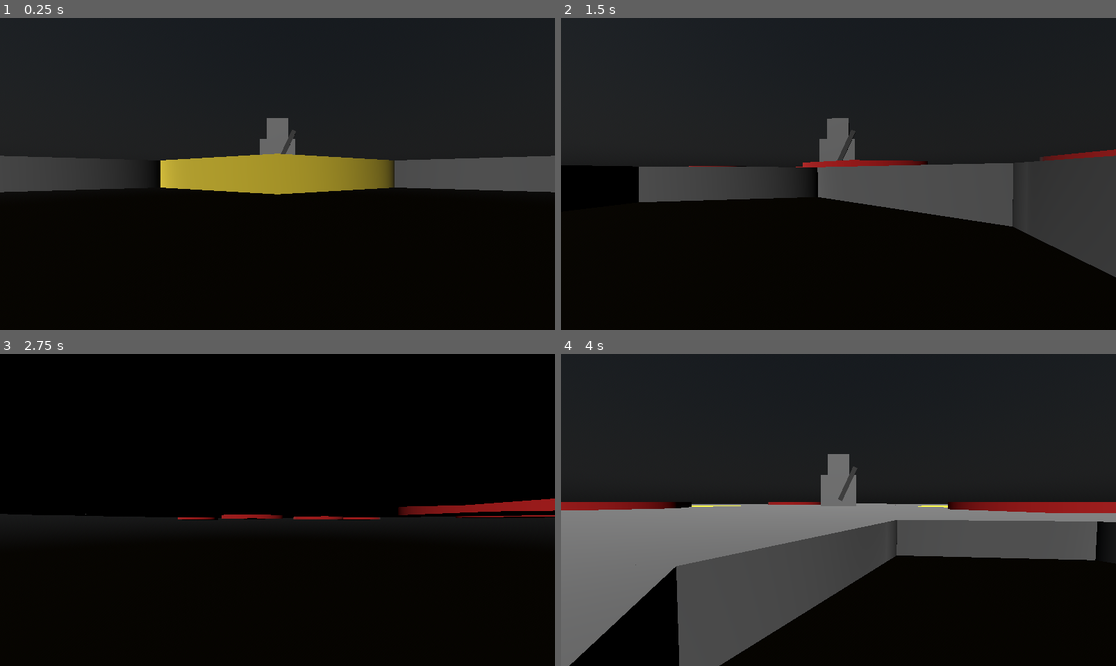
Above: before the commit, frames 1-4 (two rows, left to right).
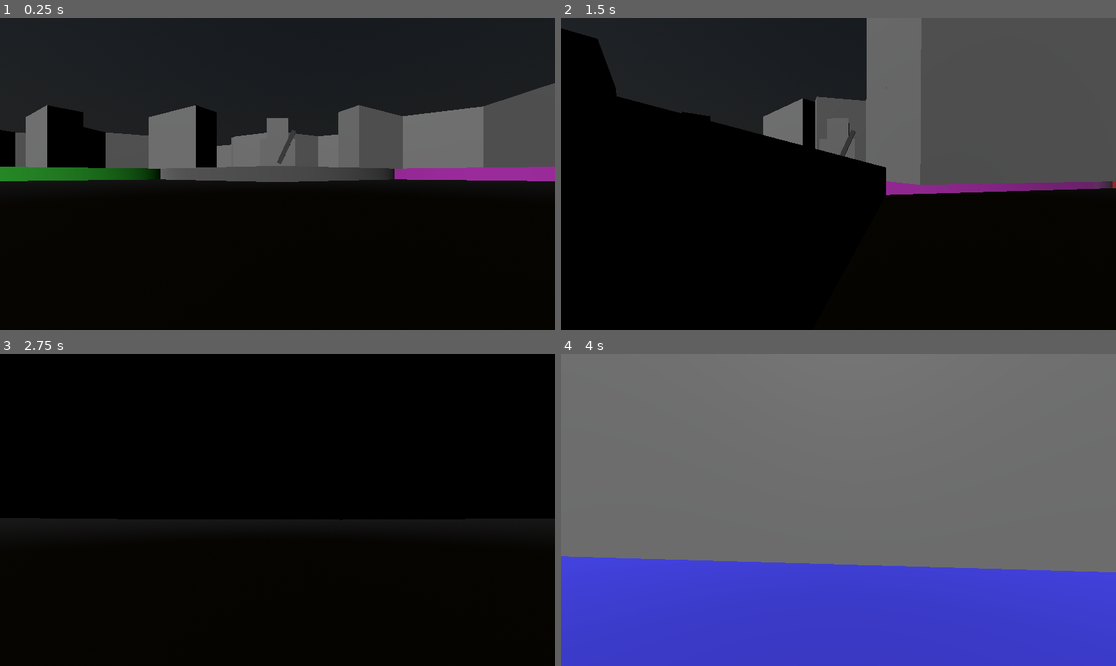
Above: after the commit, the same moments.

Repository: JBCplay/escapism
Game: Godot game, scene res://WorldManager.tscn
Two runs of this game, one before a commit and one after it. Both use one fixed random seed, a clock stepped at 60 frames per second and the inputs below. The project has no main scene, so this scene is started directly.
Inputs (mouse positions are in pixels of both pictures, inside the frame that each line leads up to):
- Up to frame 1 (0.25 s): no input
- Up to frame 2 (1.5 s): tap Enter at 0.5 s; move the mouse to (866, 174) at 0.52 s; hold Up (ui_up) from 0.53 s (still down); move the mouse to (810, 174) at 1.27 s
- Up to frame 3 (2.75 s): keep holding Up (ui_up); move the mouse to (288, 503) at 2.02 s
- Up to frame 4 (4 s): keep holding Up (ui_up); move the mouse to (832, 516) at 2.77 s; move the mouse to (877, 513) at 3.52 s

The runs differ from the first frame. In frame 1, 22% of the frame differs, in the area x 0-100%, y 20-57%; in frame 2, 45%; in frame 3, 1.5%; in frame 4, 90%, in the area x 0-100%, y 0-100%.

Commit message:
Geração de paredes
Agora o mapa gera paredes, possuindo alguns tipos de tiles, cada uma com uma disposição de paredes.
A geração procedural busca que tiles vizinhos concordem em relação a existência das paredes. Quando a concordância não é possível, um tile coringa é gerado.

Diff:
--- a/HexTemplate.tscn
+++ b/HexTemplate.tscn
@@ -1,12 +1,47 @@
 [gd_scene format=3 uid="uid://dtmmcr3gb7h53"]
 
 [sub_resource type="CylinderMesh" id="CylinderMesh_mq37n"]
-top_radius = 1.0
-bottom_radius = 1.0
+top_radius = 2.5
+bottom_radius = 2.5
 height = 0.2
 radial_segments = 6
 
 [node name="HexTemplate" type="Node3D" unique_id=2049884079]
 
-[node name="HexTile" type="MeshInstance3D" parent="." unique_id=1542710063]
+[node name="Centro_Piso" type="MeshInstance3D" parent="." unique_id=1542710063]
 mesh = SubResource("CylinderMesh_mq37n")
+
+[node name="Pivo_0" type="Node3D" parent="." unique_id=493325512]
+
+[node name="Borda_Mesh" type="MeshInstance3D" parent="Pivo_0" unique_id=520328859]
+transform = Transform3D(-4.371139e-08, 0, 1, 0, 1, 0, -1, 0, -4.371139e-08, 1.965, 1, 0)
+
+[node name="Pivo_1" type="Node3D" parent="." unique_id=1745504341]
+transform = Transform3D(0.49999997, 0, 0.86602545, 0, 1, 0, -0.86602545, 0, 0.49999997, 0, 0, 0)
+
+[node name="Borda_Mesh" type="MeshInstance3D" parent="Pivo_1" unique_id=2116534285]
+transform = Transform3D(-4.371139e-08, 0, 1, 0, 1, 0, -1, 0, -4.371139e-08, 1.965, 1, 0)
+
+[node name="Pivo_2" type="Node3D" parent="." unique_id=89737025]
+transform = Transform3D(-0.50000006, 0, 0.8660254, 0, 1, 0, -0.8660254, 0, -0.50000006, 0, 0, 0)
+
+[node name="Borda_Mesh" type="MeshInstance3D" parent="Pivo_2" unique_id=1377511088]
+transform = Transform3D(-4.371139e-08, 0, 1, 0, 1, 0, -1, 0, -4.371139e-08, 1.965, 1, 0)
+
+[node name="Pivo_3" type="Node3D" parent="." unique_id=964681718]
+transform = Transform3D(-1, 0, -8.742278e-08, 0, 1, 0, 8.742278e-08, 0, -1, 0, 0, 0)
+
+[node name="Borda_Mesh" type="MeshInstance3D" parent="Pivo_3" unique_id=1529235691]
+transform = Transform3D(-4.371139e-08, 0, 1, 0, 1, 0, -1, 0, -4.371139e-08, 1.965, 1, 0)
+
+[node name="Pivo_4" type="Node3D" parent="." unique_id=664249943]
+transform = Transform3D(-0.4999999, 0, -0.86602545, 0, 1, 0, 0.86602545, 0, -0.4999999, 0, 0, 0)
+
+[node name="Borda_Mesh" type="MeshInstance3D" parent="Pivo_4" unique_id=1937352598]
+transform = Transform3D(-4.371139e-08, 0, 1, 0, 1, 0, -1, 0, -4.371139e-08, 1.965, 1, 0)
+
+[node name="Pivo_5" type="Node3D" parent="." unique_id=198049840]
+transform = Transform3D(0.4999999, 0, -0.86602545, 0, 1, 0, 0.86602545, 0, 0.4999999, 0, 0, 0)
+
+[node name="Borda_Mesh" type="MeshInstance3D" parent="Pivo_5" unique_id=1228086047]
+transform = Transform3D(-4.371139e-08, 0, 1, 0, 1, 0, -1, 0, -4.371139e-08, 1.965, 1, 0)
--- /dev/null
+++ b/parede.tres
@@ -0,0 +1,4 @@
+[gd_resource type="BoxMesh" format=3 uid="uid://ct547uxdhsxr1"]
+
+[resource]
+size = Vector3(2.5, 2, 0.4)
--- /dev/null
+++ b/rampa.tres
@@ -0,0 +1,5 @@
+[gd_resource type="PrismMesh" format=3 uid="uid://dy8e0bioy8yie"]
+
+[resource]
+left_to_right = 1.0
+size = Vector3(2.5, 2, 0.4)
--- /dev/null
+++ b/raso.tres
@@ -0,0 +1,4 @@
+[gd_resource type="BoxMesh" format=3 uid="uid://bpddjhejprqtk"]
+
+[resource]
+size = Vector3(2.5, 0.2, 1)
--- a/world_manager.gd
+++ b/world_manager.gd
@@ -1,9 +1,31 @@
 extends Node3D
+
+# --- CARREGAMENTO DAS MALHAS (.tres) ---
+var malha_raso = preload("res://raso.tres")
+var malha_parede = preload("res://parede.tres")
+var malha_rampa = preload("res://rampa.tres")
 
 # --- CONFIGURAÇÕES DO MOTOR ---
 const HASH_SIZE = 256
 const RAIO_NEVOA = 4
 const LRU_CAPACITY = 64
+const HEX_RAIO = 2.5 # Novo tamanho do tile
+
+const LIVRE = -1
+const RASO = 0
+const PAREDE = 1
+const RAMPA_CIMA = 2
+const RAMPA_BAIXO = 3
+
+# --- O TRADUTOR LÓGICO (O DNA DOS TILES) ---
+var definicao_tiles = {
+	0: [LIVRE, LIVRE, LIVRE, LIVRE, LIVRE, LIVRE],       # ID 0: CORINGA (Anomalia Topológica)
+	1: [RASO, RASO, RASO, RASO, RASO, RASO],             # ID 1: Clareira (Tudo aberto)
+	2: [RASO, RASO, PAREDE, RASO, RASO, PAREDE],         # ID 2: Encruzilhada (4 Caminhos)
+	3: [RASO, PAREDE, PAREDE, PAREDE, PAREDE, PAREDE],   # ID 3: Beco sem Saída (1 Caminho)
+	5: [RASO, PAREDE, PAREDE, RASO, PAREDE, PAREDE],     # ID 5: Corredor Reto
+	9: [RASO, RASO, PAREDE, PAREDE, PAREDE, PAREDE]      # ID 9: Curva Fechada
+}
 
 @export var hex_template: PackedScene
 
@@ -17,9 +39,10 @@
 var profundidade_expedicao: int = 0
 var tick_global: int = 0
 
-# Vetores Axiais (0: Leste, 1: Sudeste, 2: Sudoeste, 3: Oeste, 4: Noroeste, 5: Nordeste)
-var dir_q = [1, 0, -1, -1, 0, 1]
-var dir_r = [0, 1, 1, 0, -1, -1]
+# --- VETORES DIRECIONAIS (Anti-Horários, sincronizados com o Eixo Y da Godot) ---
+# 0: Leste, 1: Nordeste, 2: Noroeste, 3: Oeste, 4: Sudoeste, 5: Sudeste
+var dir_q = [1, 1, 0, -1, -1, 0]
+var dir_r = [0, -1, -1, 0, 1, 1]
 
 # --- INICIALIZAÇÃO ---
 func _ready():
@@ -27,6 +50,7 @@
 		cache_estatica.append({
 			"ativa": false,
 			"identidade": 0,
+			"rotacao": 0,
 			"pool_index": -1
 		})
 
@@ -62,53 +86,110 @@
 			anel_q += dir_q[i]
 			anel_r += dir_r[i]
 
-# --- GERENCIADOR DO OBJECT POOL (LRU) ---
 func obter_no_lru() -> int:
 	var index_mais_velho = 0
 	var menor_tick = tick_global + 1
-
 	for i in range(LRU_CAPACITY):
 		var no = lru_pool_nodes[i]
-		if not no.visible:
-			return i
-
+		if not no.visible: return i
 		var tick_no = no.get_meta("tick_uso")
 		if tick_no < menor_tick:
 			menor_tick = tick_no
 			index_mais_velho = i
-
 	return index_mais_velho
 
-# --- GERAÇÃO PROCEDURAL (LOOK-AHEAD) ---
-func instanciar_sala_3d(q: int, r: int, index_hash: int, nova_identidade: int):
+# --- INTELIGÊNCIA TOPOLÓGICA ---
+func obter_requisitos_vizinhos(q: int, r: int) -> Array:
+	var req = [LIVRE, LIVRE, LIVRE, LIVRE, LIVRE, LIVRE]
+	for i in range(6):
+		var v_q = q + dir_q[i]
+		var v_r = r + dir_r[i]
+		var idx_v = calcular_index(v_q, v_r)
+
+		if cache_estatica[idx_v]["ativa"]:
+			var dir_oposta = (i + 3) % 6
+			var v_id = cache_estatica[idx_v]["identidade"]
+			var v_rot = cache_estatica[idx_v]["rotacao"]
+
+			var bordas_originais = definicao_tiles[v_id]
+			# Deslocamento circular para descobrir o que o vizinho está apontando para nós
+			var borda_que_aponta_pra_mim = bordas_originais[(dir_oposta - v_rot + 6) % 6]
+			req[i] = borda_que_aponta_pra_mim
+	return req
+
+func escolher_tile_compativel(requisitos: Array) -> Dictionary:
+	var candidatos = []
+	for id in definicao_tiles.keys():
+		# O Coringa não participa do sorteio natural, ele é estritamente a última esperança!
+		if id == 0:
+			continue
+
+		var bordas = definicao_tiles[id]
+		for rot in range(6):
+			var encaixou = true
+			for dir in range(6):
+				if requisitos[dir] != LIVRE:
+					var minha_borda_visual = bordas[(dir - rot + 6) % 6]
+					if minha_borda_visual != requisitos[dir]:
+						encaixou = false
+						break
+			if encaixou:
+				candidatos.append({"id": id, "rotacao": rot})
+
+	if candidatos.size() > 0:
+		return candidatos.pick_random()
+	else:
+		print("[SISTEMA] Falha topológica crítica. Injetando Tile Curinga!")
+		return {"id": 0, "rotacao": 0} # O Curinga salva o dia!
+
+# --- GERAÇÃO VISUAL E LOOK-AHEAD ---
+func instanciar_sala_3d(q: int, r: int, index_hash: int, nova_identidade: int, rotacao: int):
 	var pool_idx = obter_no_lru()
 	var sala_node = lru_pool_nodes[pool_idx]
 
 	cache_estatica[index_hash]["pool_index"] = pool_idx
 	sala_node.set_meta("tick_uso", tick_global)
 
-	var espacamento = sqrt(3.0)
+	var espacamento = sqrt(3.0) * HEX_RAIO
 	var pos_x = espacamento * (q + float(r) / 2.0)
-	var pos_z = 1.5 * r
+	var pos_z = 1.5 * HEX_RAIO * r
 
 	sala_node.position = Vector3(pos_x, 0, pos_z)
 
+	# === A MÁGICA DA FÁBRICA DE BORDAS ===
+	var bordas = definicao_tiles[nova_identidade]
+
+	for i in range(6):
+		var borda_node = sala_node.get_node("Pivo_" + str(i) + "/Borda_Mesh")
+		# Descobre qual lado lógico caiu neste pivô após girarmos a sala
+		var tipo_borda = bordas[(i - rotacao + 6) % 6]
+
+		# === FÁBRICA DE BORDAS (Sem Raso para evitar Z-Fighting) ===
+		if tipo_borda == RASO:
+			borda_node.mesh = null # Não desenha ponte, usa a passagem livre entre os pisos
+		elif tipo_borda == PAREDE:
+			borda_node.mesh = malha_parede
+		elif tipo_borda == RAMPA_CIMA or tipo_borda == RAMPA_BAIXO:
+			borda_node.mesh = malha_rampa
+		else:
+			borda_node.mesh = null
+
+	# Pinta o chão central só pra gente saber qual ID é qual
 	var material = StandardMaterial3D.new()
-
-	if nova_identidade == 42:
-		material.albedo_color = Color(0.8, 0.1, 0.1)
-		sala_node.scale = Vector3(1, 2, 1)
-		sala_node.rotation_degrees.y = 60
-	elif nova_identidade == 99:
-		material.albedo_color = Color(0.9, 0.8, 0.2)
-		sala_node.scale = Vector3(1, 1, 1)
-		sala_node.rotation_degrees.y = 0
+	if nova_identidade == 0:
+		material.albedo_color = Color(0.0, 1.0, 1.0) # Ciano Brilhante: TILE CURINGA!
+	elif nova_identidade == 5:
+		material.albedo_color = Color(0.2, 0.2, 0.8) # Azul: Corredor Reto
+	elif nova_identidade == 9:
+		material.albedo_color = Color(0.8, 0.2, 0.8) # Roxo: Curva Fechada
+	elif nova_identidade == 2:
+		material.albedo_color = Color(0.2, 0.8, 0.2) # Verde: Encruzilhada
+	elif nova_identidade == 3:
+		material.albedo_color = Color(0.8, 0.2, 0.2) # Vermelho: Beco sem Saída
 	else:
-		material.albedo_color = Color(0.4, 0.4, 0.4)
-		sala_node.scale = Vector3(1, 1, 1)
-		sala_node.rotation_degrees.y = 0
-
-	sala_node.get_node("HexTile").material_override = material
+		material.albedo_color = Color(0.4, 0.4, 0.4) # Cinza: Clareira
+
+	sala_node.get_node("Centro_Piso").material_override = material
 	sala_node.visible = true
 
 func gerar_visao_radial(jq: int, jr: int, raio: int):
@@ -117,7 +198,8 @@
 		profundidade_expedicao += 1
 		cache_estatica[idx_centro]["ativa"] = true
 		cache_estatica[idx_centro]["identidade"] = 1
-		instanciar_sala_3d(jq, jr, idx_centro, cache_estatica[idx_centro]["identidade"])
+		cache_estatica[idx_centro]["rotacao"] = 0
+		instanciar_sala_3d(jq, jr, idx_centro, 1, 0)
 
 	for rad in range(1, raio + 1):
 		var anel_q = jq + (dir_q[4] * rad)
@@ -129,17 +211,16 @@
 
 				if not cache_estatica[index]["ativa"]:
 					profundidade_expedicao += 1
+
+					# GERAÇÃO GULOSA
+					var requisitos = obter_requisitos_vizinhos(anel_q, anel_r)
+					var escolha = escolher_tile_compativel(requisitos)
+
 					cache_estatica[index]["ativa"] = true
-
-					var nova_id = 1
-
-					if profundidade_expedicao % 15 == 0:
-						nova_id = 99
-					elif profundidade_expedicao % 5 == 0:
-						nova_id = 42
-
-					cache_estatica[index]["identidade"] = nova_id
-					instanciar_sala_3d(anel_q, anel_r, index, cache_estatica[index]["identidade"])
+					cache_estatica[index]["identidade"] = escolha["id"]
+					cache_estatica[index]["rotacao"] = escolha["rotacao"]
+
+					instanciar_sala_3d(anel_q, anel_r, index, escolha["id"], escolha["rotacao"])
 
 				else:
 					var pool_idx = cache_estatica[index]["pool_index"]
@@ -151,8 +232,11 @@
 
 # --- CONVERSOR 3D PARA HEXAGONAL ---
 func world_to_hex(pos_x: float, pos_z: float) -> Vector2i:
-	var q_float = (sqrt(3.0) / 3.0 * pos_x - 1.0 / 3.0 * pos_z)
-	var r_float = 2.0 / 3.0 * pos_z
+	var px = pos_x / HEX_RAIO
+	var pz = pos_z / HEX_RAIO
+
+	var q_float = (sqrt(3.0) / 3.0 * px - 1.0 / 3.0 * pz)
+	var r_float = 2.0 / 3.0 * pz
 	var s_float = -q_float - r_float
 
 	var q_round = round(q_float)
@@ -172,24 +256,16 @@
 
 # --- O SENSOR DE MOVIMENTO ---
 func _process(_delta):
-	# Garante que o Boxxie existe na cena antes de rastreá-lo
 	if not has_node("Boxxie"):
 		return
 
-	# 1. Pega a posição física atual do Boxxie no mapa 3D
 	var pos_boxxie = $Boxxie.global_position
-
-	# 2. Converte a posição 3D para a coordenada do hexágono onde ele está pisando
 	var hex_atual = world_to_hex(pos_boxxie.x, pos_boxxie.z)
 
-	# 3. O Boxxie pisou em um hexágono diferente!
 	if hex_atual.x != jogador_q or hex_atual.y != jogador_r:
-
-		# Atualiza a posição lógica do jogador no motor
 		jogador_q = hex_atual.x
 		jogador_r = hex_atual.y
 		tick_global += 1
 
-		# Apaga o passado que ficou para trás da névoa e gera o novo horizonte!
 		limpar_anel_de_descarte(jogador_q, jogador_r, RAIO_NEVOA + 1)
 		gerar_visao_radial(jogador_q, jogador_r, RAIO_NEVOA)
